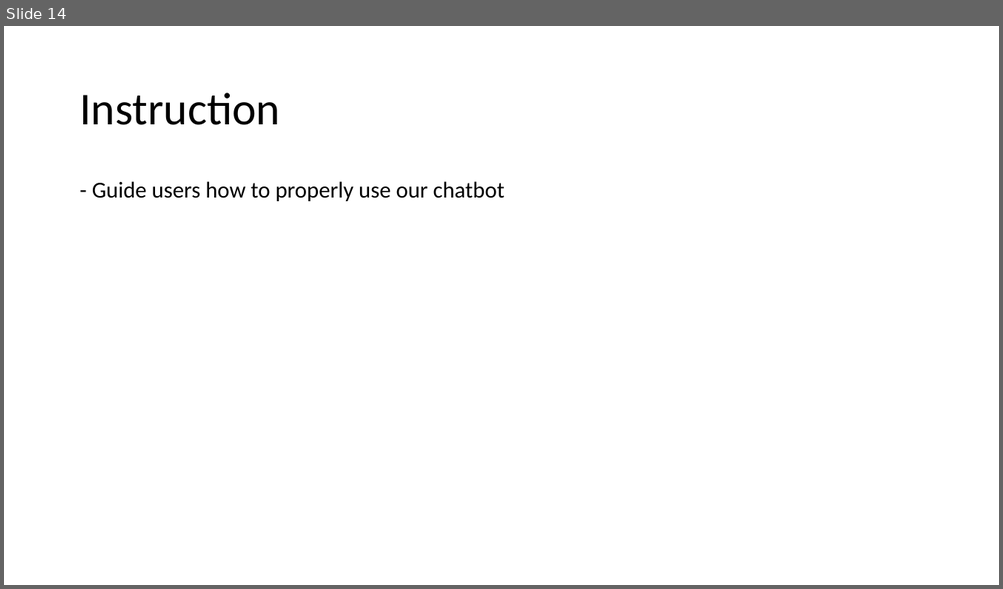
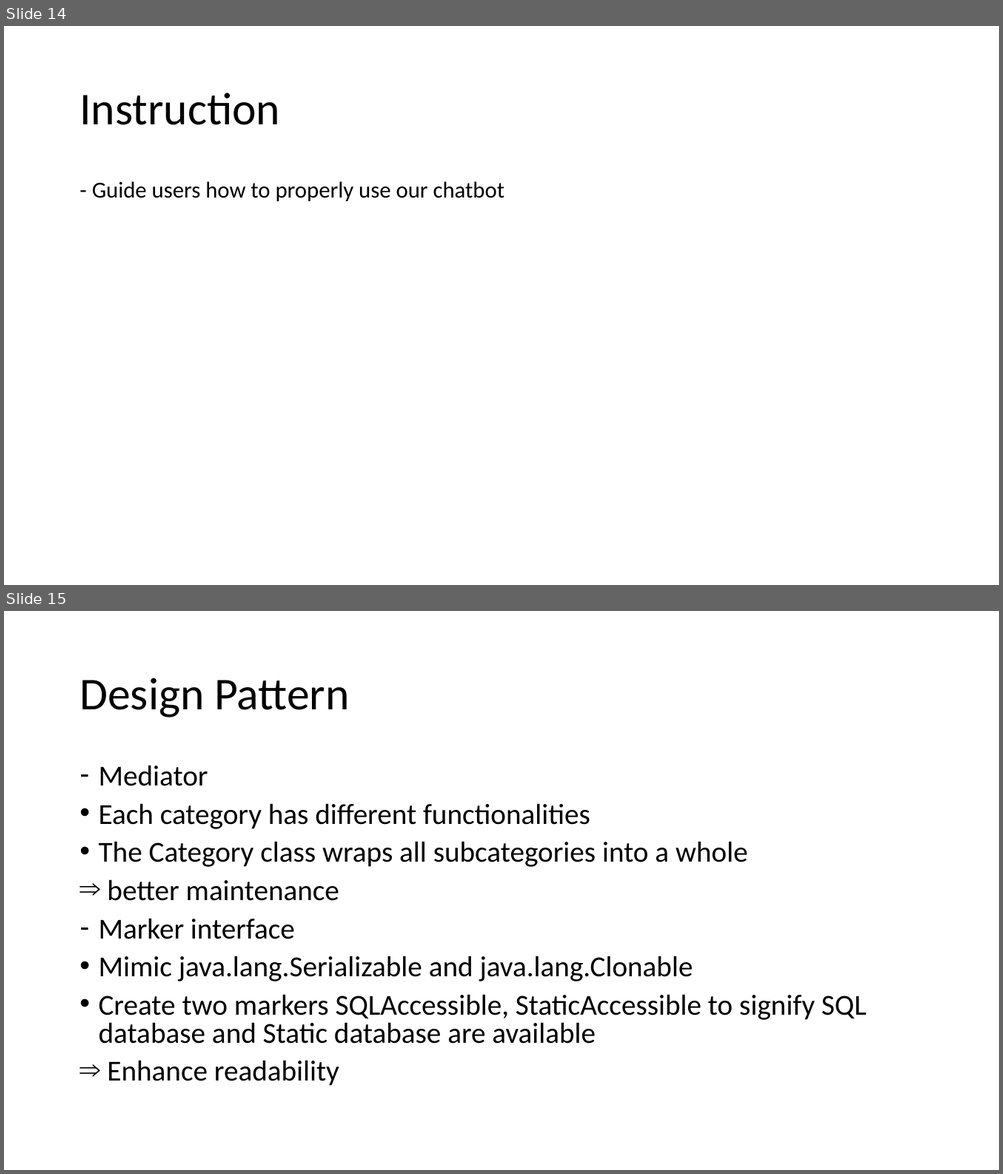
Before and after one commit to nighostchris/ust-freshman-chatbot, a slide deck: Presentation/COMP3111 Presentation.pptx. Shown one above the other, each under a label of ours: slide 14 before the commit, slides 14 and 15 after it. The pictures are 1003x589 and 1003x1174 pixels, drawn with LibreOffice and Linux fonts; fonts in the diff are those of the drawing. Boxes give left, top, right and bottom in pixels: in the first picture for what was removed or moved away, otherwise in the second. Text is boxed around its words. In the diff, an @@ line names an element or a change of style, - is before the commit and + after.

Commit message:
described design patterns used, algorithms / libraries used, difficulties

```diff
--- a/Presentation/COMP3111 Presentation.pptx
+++ b/Presentation/COMP3111 Presentation.pptx
@@ slide 15 added at [4, 611, 999, 1170], background #FFFFFF @@
@@ title added at [79, 678, 349, 718], 44 pt, text #000000 @@
+Design Pattern
@@ text added at [99, 765, 866, 1086], 28 pt, text #000000 @@
+– Mediator
+• Each category has different functionalities
+• The Category class wraps all subcategories into a whole
+⇒ better maintenance
+– Marker interface
+• Mimic java.lang.Serializable and java.lang.Clonable
+• Create two markers SQLAccessible, StaticAccessible to signify SQL database and Static database are available
+⇒ Enhance readability
```
Also in this commit, not shown: 3 other slides added.
